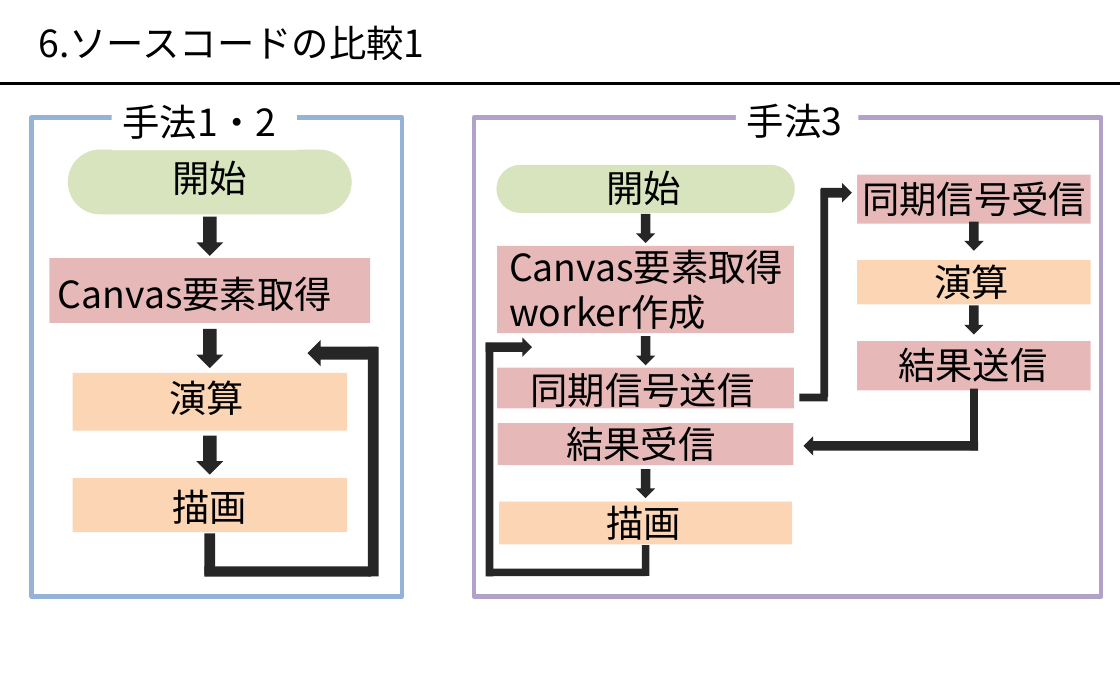
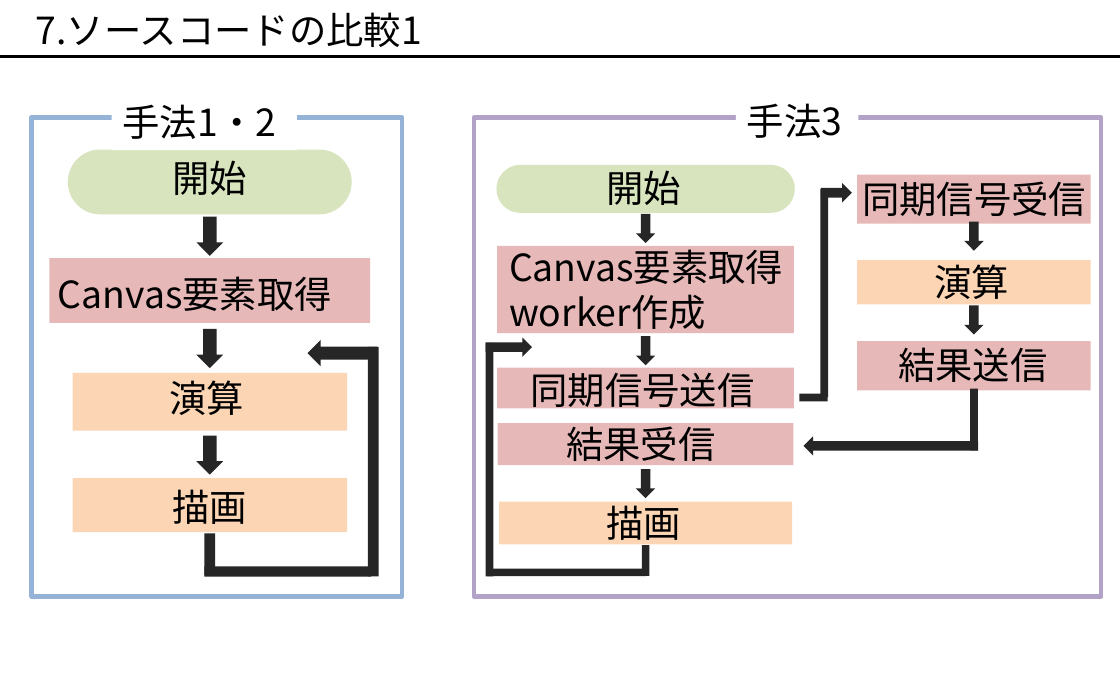
Before and after one commit to okmtaoo/-, a slide deck: slide 8 of presentation/出す.pptx. Drawn at 1120x700 pixels with LibreOffice and Linux fonts; fonts in the diff are those of the drawing. Boxes give left, top, right and bottom in pixels: in the first picture for what was removed or moved away, otherwise in the second. Text is boxed around its words. In the diff, an @@ line names an element or a change of style, - is before the commit and + after.

```diff
--- a/presentation/出す.pptx
+++ b/presentation/出す.pptx
@@ text at [36,12,422,47]: text changed @@
-6.ソースコードの比較1
+7.ソースコードの比較1
@@ line moved from (0, 84) - (1120, 84) to (0, 57) - (1120, 57) @@
```
Also in this commit, not shown: 8 other slides changed, 4 slides added, 6 slides removed, 1 other file.
